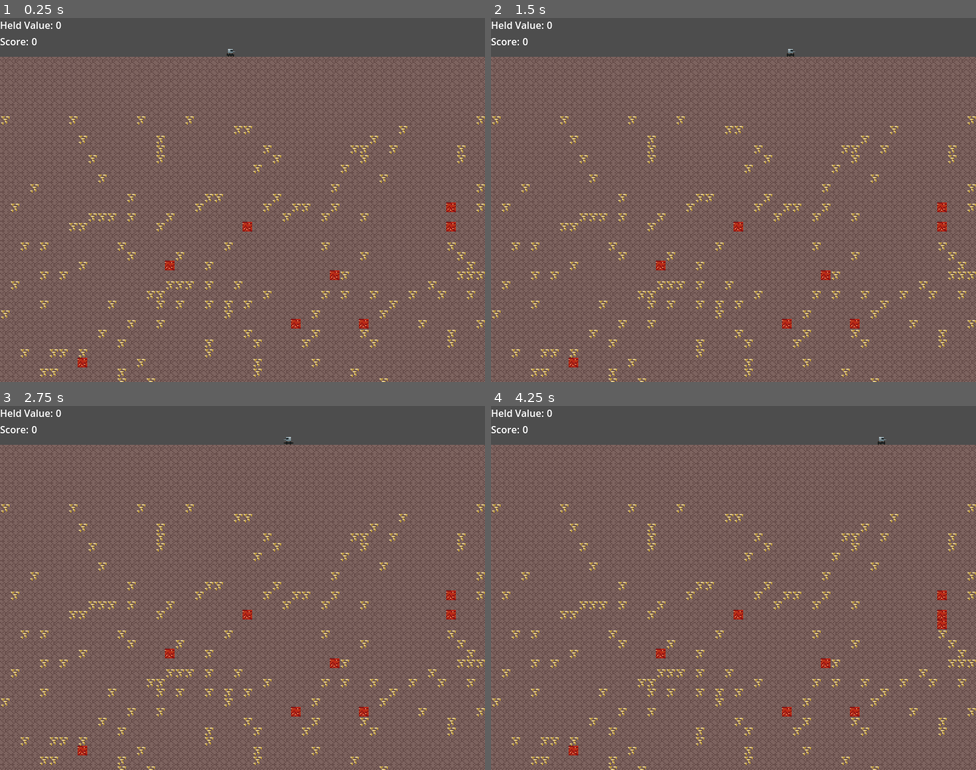
Above: before the commit, frames 1-4 (two rows, left to right).
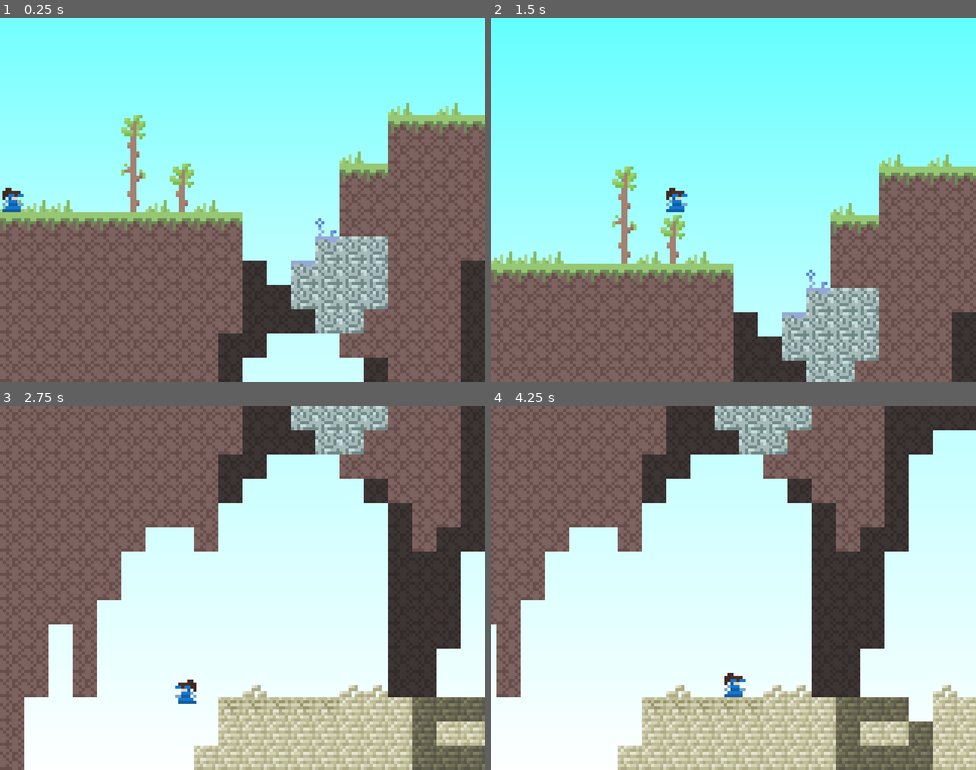
Above: after the commit, the same moments.

Repository: Cassumbra/january-7d7g-challenge
Game: Godot game, scene res://Game 1/Level 1.tscn
Two runs of this game, one before a commit and one after it. Both use one fixed random seed, a clock stepped at 60 frames per second and the inputs below. Before the commit the project starts from res://Game 2/Main.tscn.
Inputs:
- Up to frame 1 (0.25 s): no input
- Up to frame 2 (1.5 s): tap Enter at 0.5 s; hold W (up) 0.53-1.28 s; hold D (right) from 0.53 s (still down); tap C (primary) at 1.35 s
- Up to frame 3 (2.75 s): tap W (up) at 1.52, 1.55, 1.82, 2.3 s; release D (right) at 2.03 s; hold Left (left) from 2.03 s (still down); hold X (secondary) from 2.03 s (still down)
- Up to frame 4 (4.25 s): release Left (left) at 2.78 s; release X (secondary) at 2.78 s; hold D (right) from 2.78 s (still down); tap W (up) at 2.85, 3.02, 3.32, 3.77, 3.8, 4.07 s; hold C (primary) from 3.53 s (still down)

The runs differ from the first frame. In frame 1, 65% of the frame differs, in the area x 0-100%, y 0-100%; in frame 2, 74%; in frame 3, 74%; in frame 4, 83%.

Commit message:
tweaks to mining game before release

Diff:
--- a/2D/tileset.tres
+++ b/2D/tileset.tres
@@ -82,7 +82,7 @@
 0:5/0/custom_data_1 = true
 0:5/0/custom_data_3 = 10.0
 5:0/0 = 0
-5:0/0/physics_layer_0/polygon_0/points = PackedVector2Array(-4, -4, 4, -4, 4, 4, -4, 4)
+5:0/0/physics_layer_1/polygon_0/points = PackedVector2Array(-4, -4, 4, -4, 4, 4, -4, 4)
 5:0/0/custom_data_4 = true
 5:0/0/custom_data_5 = true
 6:0/0 = 0
--- a/Game 2/PlayerTank.tscn
+++ b/Game 2/PlayerTank.tscn
@@ -66,6 +66,9 @@
 "speed": 5.0
 }]
 
+[sub_resource type="RectangleShape2D" id="RectangleShape2D_0ifwm"]
+size = Vector2(8, 8)
+
 [node name="PlayerTank" type="CharacterBody2D" node_paths=PackedStringArray("label_score", "label_held_value")]
 script = ExtResource("1_8grl2")
 label_score = NodePath("CanvasLayer/VBoxContainer/HBoxContainer2/Score")
@@ -130,3 +133,10 @@
 
 [node name="Score" type="Label" parent="CanvasLayer/VBoxContainer/HBoxContainer2"]
 layout_mode = 2
+
+[node name="Area" type="Area2D" parent="."]
+collision_layer = 2
+collision_mask = 2
+
+[node name="Collider" type="CollisionShape2D" parent="Area"]
+shape = SubResource("RectangleShape2D_0ifwm")
--- a/Game 2/player_tank.gd
+++ b/Game 2/player_tank.gd
@@ -108,23 +108,31 @@
 
 
 	move_and_slide()
-	for i in get_slide_collision_count():
-		var collision = get_slide_collision(i)
 
-		var collided_tile = foreground.local_to_map(collision.get_position()) #+ -Vector2i(collision.get_normal())
+	if $Area.overlaps_body(foreground):
+		var collided_tile = foreground.local_to_map(position)
 		var data = foreground.get_cell_tile_data(collided_tile)
 
 		if data:
 			if data.get_custom_data("Lava"):
 				# TODO: Copied code! bad practice
+				#		Best would be to send a signal, I believe. Too bad!
 				$SpeakerDie.play()
 				$AnimatedSprite2D.hide()
 				is_dead = true
+			elif data.get_custom_data("Climbable"):
+				Global.todo()
+
+
+	for i in get_slide_collision_count():
+		var collision = get_slide_collision(i)
+		#var collided_tile = foreground.local_to_map(collision.get_position()) #+ -Vector2i(collision.get_normal())
+		#var data = foreground.get_cell_tile_data(collided_tile)
 
 		#step up
 		if collision.get_normal().x != 0 \
 		&& foreground.get_cell_source_id(foreground.local_to_map(position) + Vector2i(0, -1)) \
 		&& foreground.get_cell_source_id(foreground.local_to_map(position) + Vector2i(-collision.get_normal().x, -1)) \
-		&& is_on_floor() && !Input.is_action_pressed("down"):
+		&& is_on_floor() && Input.is_action_pressed("up"):
 			position += Vector2(-collision.get_normal().x * 0.1, -8)
 			#print("beep!")
--- /dev/null
+++ b/global.gd
@@ -0,0 +1,15 @@
+extends Node
+
+
+# Called when the node enters the scene tree for the first time.
+func _ready() -> void:
+	pass # Replace with function body.
+
+
+# Called every frame. 'delta' is the elapsed time since the previous frame.
+func _process(delta: float) -> void:
+	pass
+
+func todo(message: String = "Implementation needed!") -> Object:
+	assert(false, message)
+	return null
--- a/project.godot
+++ b/project.godot
@@ -11,7 +11,7 @@
 [application]
 
 config/name="JANUARY 7D7G CHALLENGE"
-run/main_scene="res://Game 2/Main.tscn"
+run/main_scene="res://Game 1/Level 1.tscn"
 config/features=PackedStringArray("4.3", "GL Compatibility")
 config/icon="res://icon.svg"
 
@@ -20,6 +20,7 @@
 Game2Constants="*res://game_2_constants.gd"
 Game4Constants="*res://Game 4/game_4_constants.gd"
 Menu="*res://Menu.tscn"
+Global="*res://global.gd"
 
 [display]
 
Not shown: 1 places in Game 2/PlayerTank.tscn that only renumber resources
Not shown, added: JANUARY 7D7G CHALLENGE.zip
